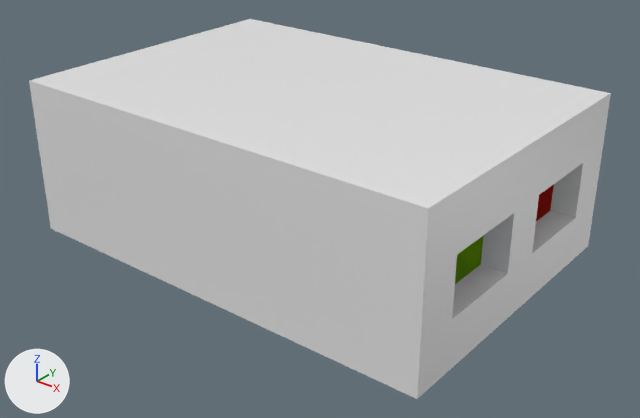
Before and after pictures for a commit that changed the Blender file Basic Game Engine/Resources/teapot/pillarRoom.blend.
Camera for both pictures: a camera (50 mm lens) standing at (19.8, -24.4, 17.1) and looking at (0.7, -0.4, 2.2). The lights are fixed; the arrows at lower left show +X, +Y and +Z.
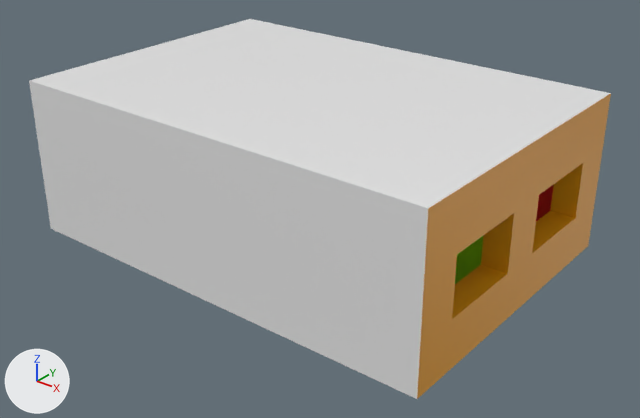
Location of each change, [x1, y1, x2, y2] in pixels of the pictures (640 x 418 px):
part 1 of me_cube_002, recoloured: [417, 94, 611, 399] in both

The change in detail:
Material 'Material.001' (mat_material_001) is new.
Its base color is (0.8, 0.337, 0.0) (orange #e79d00).
me_cube_002 has 158 vertices, 121 faces and spans x -8.8..8.8, y -6.1..6.1, z 0.6..6.9.
me_cube_002 is used by ob_cube; location (0.0, 0.0, 0.0).
me_cube_002 part 1: all 108 faces centred in x 7.9..8.8, y -5.2..5.2, z 1.2..6.6 switch from mat_material (white #e7e7e7) to mat_material_001 (orange #e79d00).
